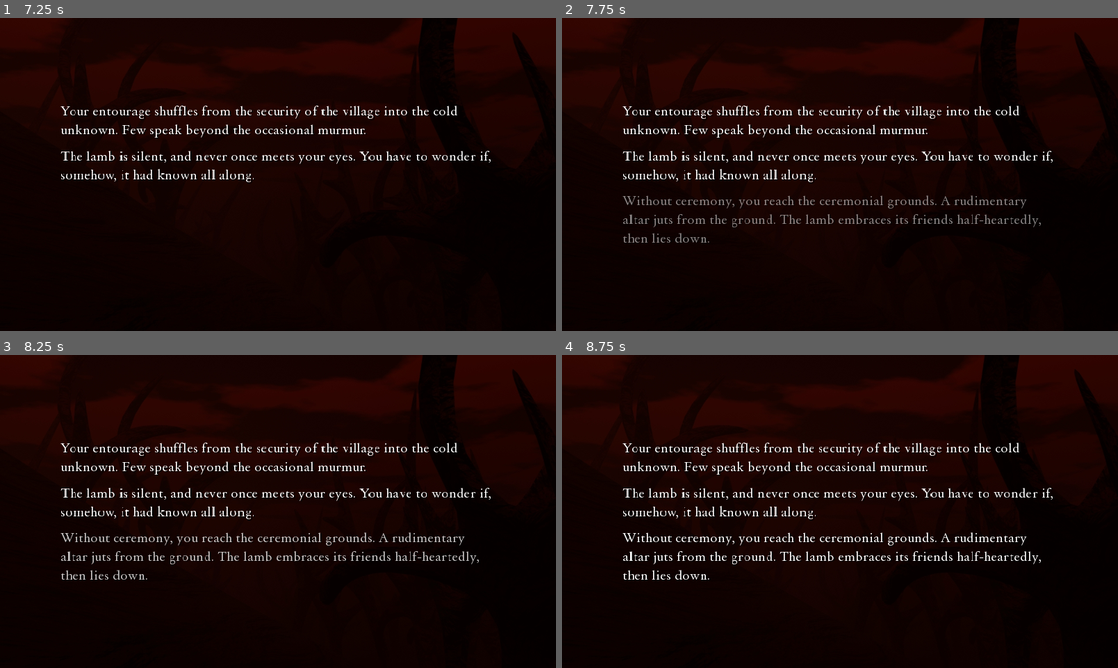
Above: before the commit, frames 1-4 (two rows, left to right).
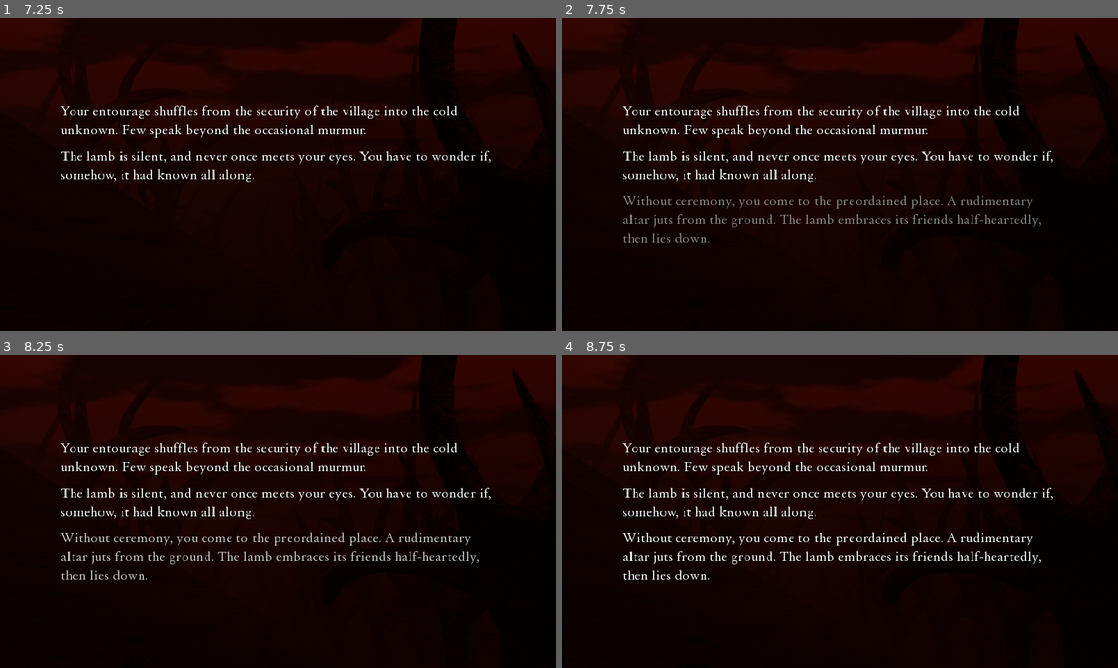
Above: after the commit, the same moments.

Repository: KenYam-Phoenix/finding-the-lamb
Game: Godot game, scene res://scenes/Ending.tscn
Same seed, same stepped clock (60 frames per second), same inputs: the game is played once before the commit and once after it. This scene is started directly instead of the project's main scene.
Inputs:
- Up to frame 1 (7.25 s): tap Enter (ui_accept) at 0.5, 0.77, 1.25, 1.52, 2, 2.75, 3.02, 3.5, 3.77, 4.25, 4.52, 6.02, 6.77 s
- Up to frame 2 (7.75 s): tap Enter (ui_accept) at 7.52 s
- Up to frame 3 (8.25 s): no input
- Up to frame 4 (8.75 s): no input

Frame 1 is identical in both runs. In frame 2, 0.5% of the frame differs, in the area x 36-85%, y 56-61%; in frame 3, 0.5%; in frame 4, 0.6%.

Commit message:
Tweak ending text

Diff:
--- a/scripts/Ending.gd
+++ b/scripts/Ending.gd
@@ -11,7 +11,7 @@
 const SACRIFICE_A = [
 	"Your entourage shuffles from the security of the village into the cold unknown. Few speak beyond the occasional murmur.",
 	"The lamb is silent, and never once meets your eyes. You have to wonder if, somehow, it had known all along.",
-	"Without ceremony, you reach the ceremonial grounds. A rudimentary altar juts from the ground. The lamb embraces its friends half-heartedly, then lies down.",
+	"Without ceremony, you come to the preordained place. A rudimentary altar juts from the ground. The lamb embraces its friends half-heartedly, then lies down.",
 ]
 const SACRIFICE_B = [
 	"The lamb writhes as you plunge the knife into its gut. Its eyes are open now, locked on yours as you return the blade to your side, your hand sticky with blood.",
